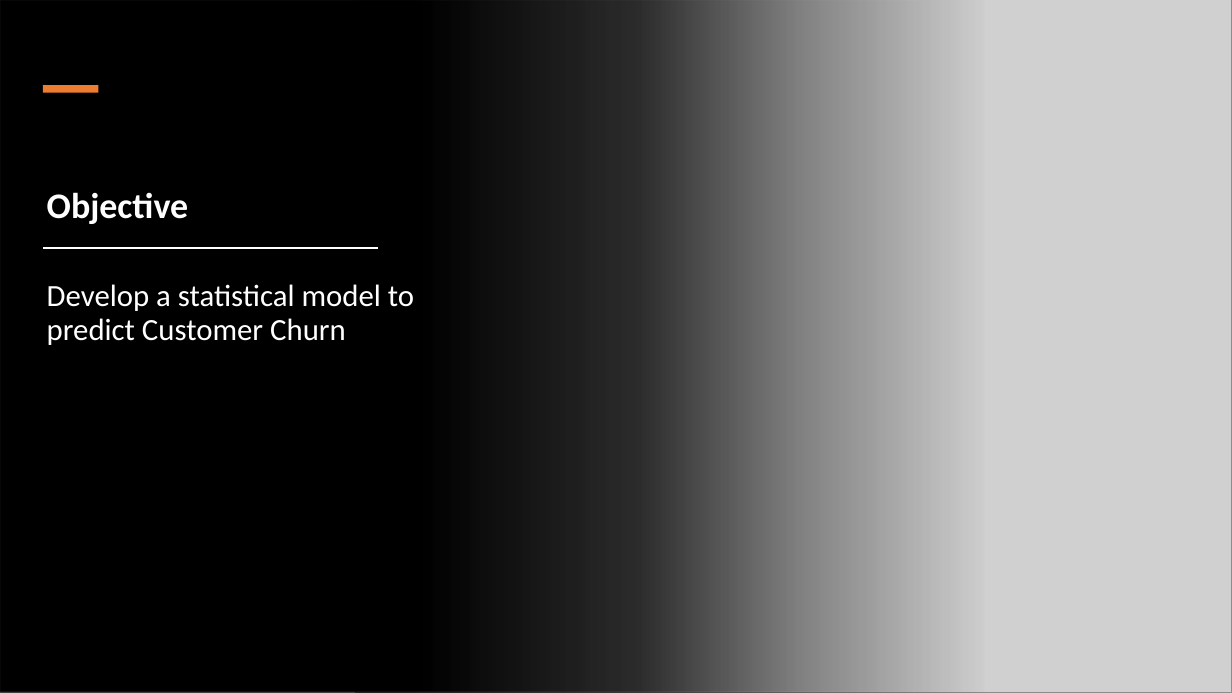
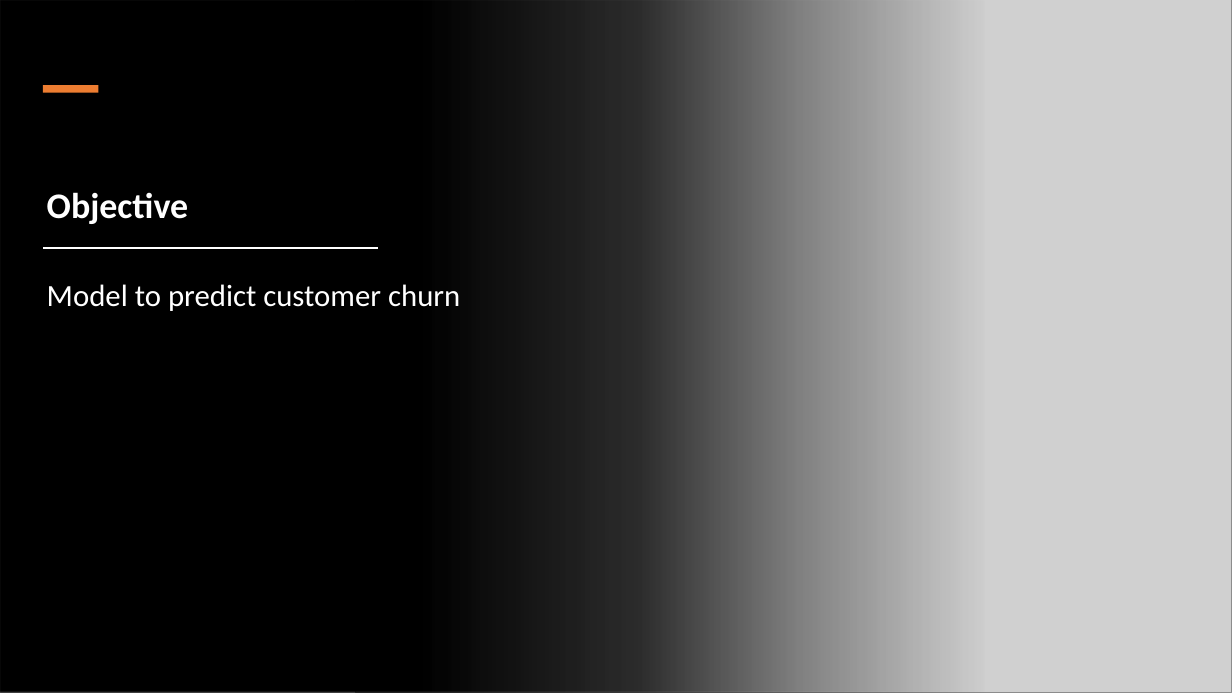
Before and after one commit to yasiSriLanka/Model-to-Predict-Churn-in-Syriatel, a slide deck: slide 2 of Model to Predict Churn in Syriatel Presentation Slides.pptx. Drawn at 1232x693 pixels with LibreOffice and Linux fonts; fonts in the diff are those of the drawing; grey boxes stand for pictures. Boxes give left, top, right and bottom in pixels: in the first picture for what was removed or moved away, otherwise in the second. Text is boxed around its words. In the diff, an @@ line names an element or a change of style, - is before the commit and + after.

```diff
--- a/Model to Predict Churn in Syriatel Presentation Slides.pptx
+++ b/Model to Predict Churn in Syriatel Presentation Slides.pptx
@@ text at box(47, 284, 460, 311): text changed @@
-Develop a statistical model to predict Customer Churn
+Model to predict customer churn
```
Also in this commit, not shown: 2 other slides changed, 5 other files.
